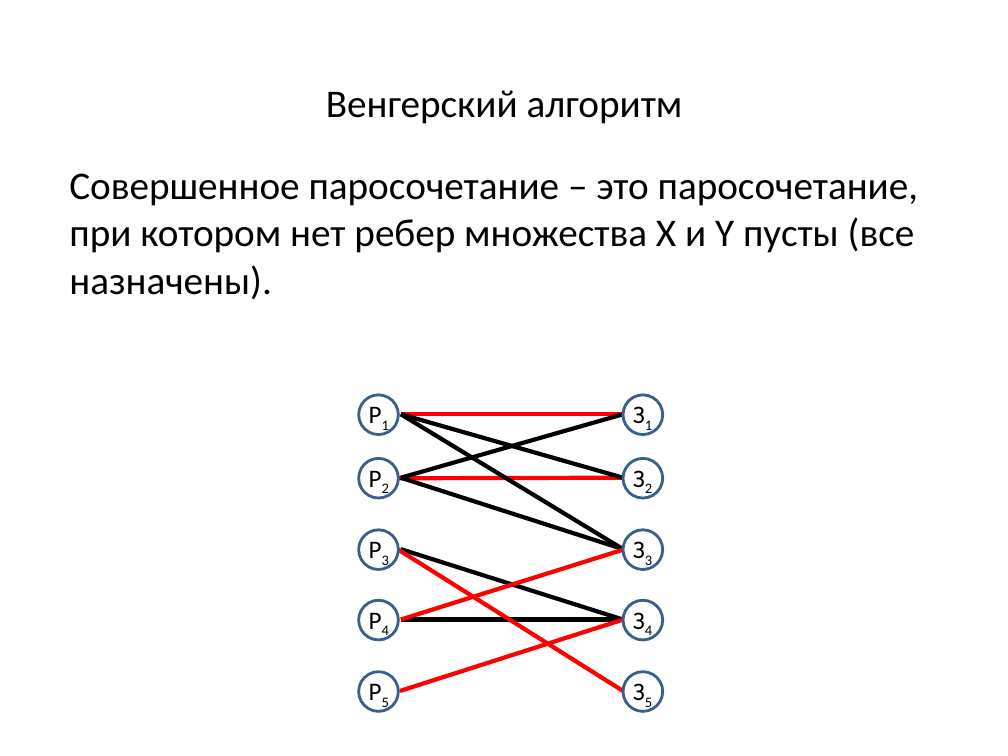
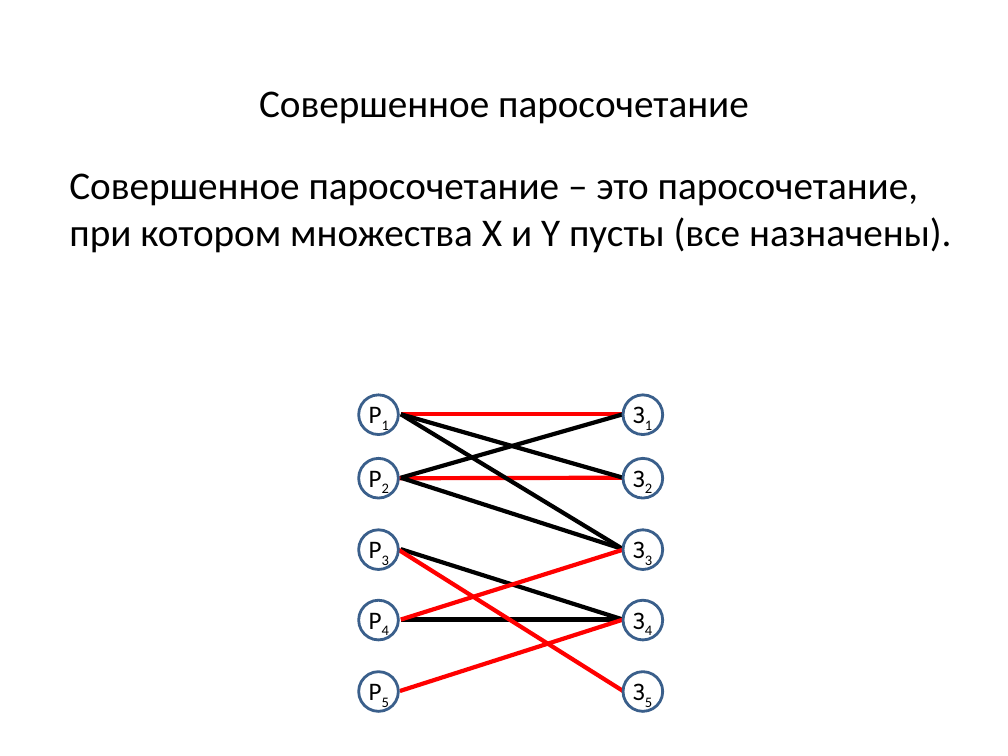
Before and after one commit to SteinbergOB/ANG, a slide deck: slide 132 of Презентации/Лекция 4.pptx (slide 124 before the commit). Drawn at 1008x756 pixels with LibreOffice and Linux fonts; fonts in the diff are those of the drawing. Boxes give left, top, right and bottom in pixels: in the first picture for what was removed or moved away, otherwise in the second. Text is boxed around its words. In the diff, an @@ line names an element or a change of style, - is before the commit and + after.

```diff
--- a/Презентации/Лекция 4.pptx
+++ b/Презентации/Лекция 4.pptx
@@ text at [259,91,749,124]: text changed @@
-Венгерский алгоритм
+Совершенное паросочетание
@@ text at [69,173,952,253]: text changed @@
-Совершенное паросочетание – это паросочетание, при котором нет ребер множества X и Y пусты (все назначены).
+Совершенное паросочетание – это паросочетание, при котором множества X и Y пусты (все назначены).
```
Also in this commit, not shown: 54 other slides changed, 61 slides added, 1 slide removed.
